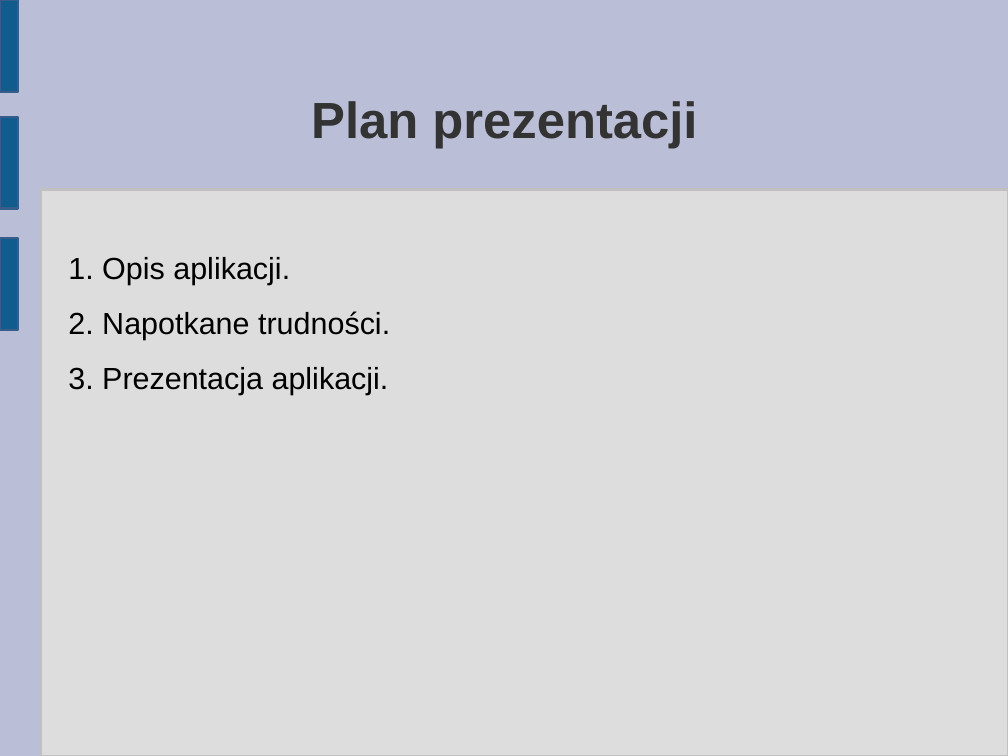
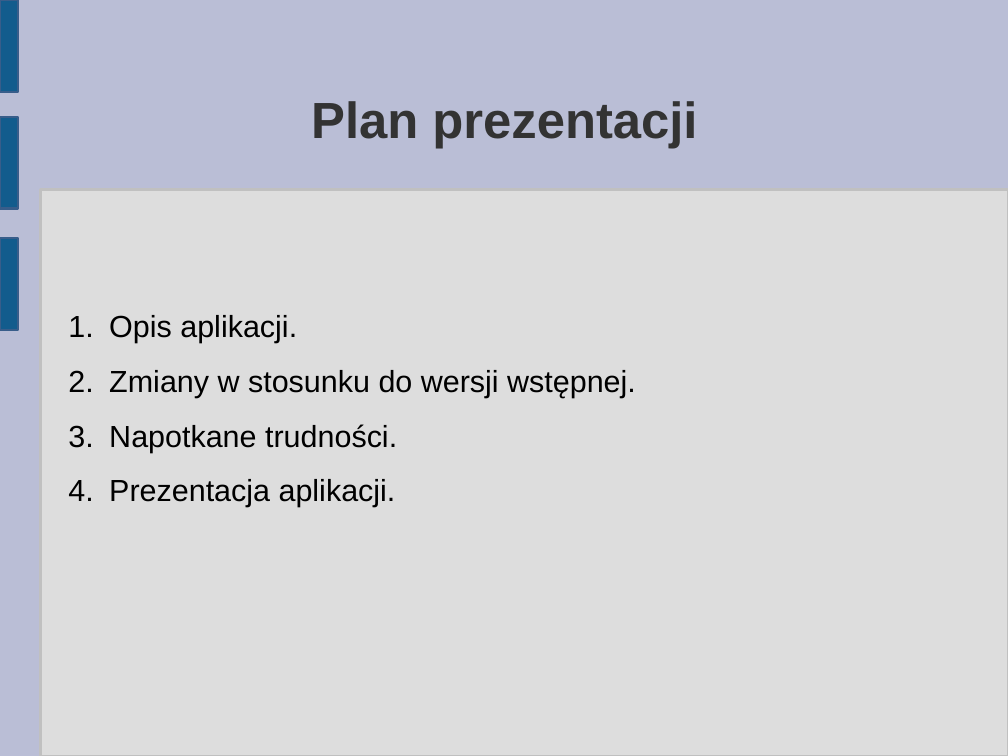
Before and after one commit to matkaczmarski/Praca-inzynierska, a slide deck: slide 2 of Prezentacja/Praca Inżynierska 2.odp. Drawn at 1008x756 pixels with LibreOffice and Linux fonts; fonts in the diff are those of the drawing. Boxes give left, top, right and bottom in pixels: in the first picture for what was removed or moved away, otherwise in the second. Text is boxed around its words. In the diff, an @@ line names an element or a change of style, - is before the commit and + after.

Commit message:
Zmiany w prezentacji

```diff
--- a/Prezentacja/Praca Inżynierska 2.odp
+++ b/Prezentacja/Praca Inżynierska 2.odp
@@ text at box(109, 315, 636, 507): text changed @@
-1. Opis aplikacji.
-2. Napotkane trudności.
-3. Prezentacja aplikacji.
+1. Opis aplikacji.
+2. Zmiany w stosunku do wersji wstępnej.
+3. Napotkane trudności.
+4. Prezentacja aplikacji.
```
Also in this commit, not shown: 2 other slides changed.
